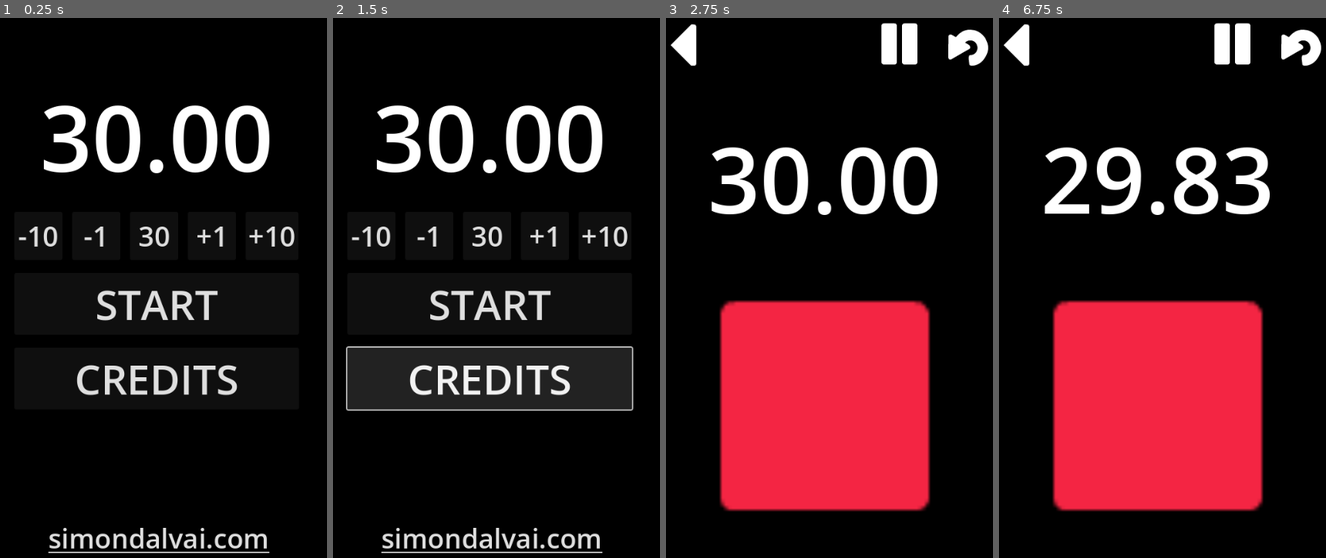
Above: before the commit, frames 1-4 (left to right).
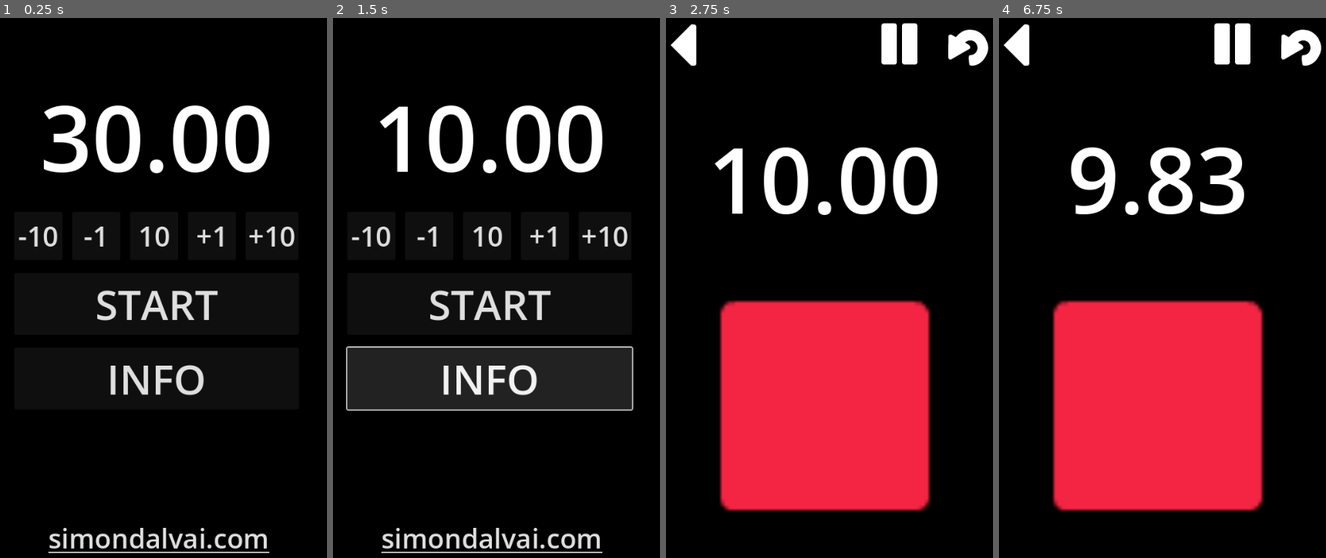
Above: after the commit, the same moments.

Repository: dulvui/condor
Game: Godot game, scene res://src/menu/Menu.tscn
Two runs of this game, one before a commit and one after it. Both use one fixed random seed, a clock stepped at 60 frames per second and the inputs below. Sound files missing from this copy of the repository are replaced by a short silence.
Inputs (mouse positions are in pixels of both pictures, inside the frame that each line leads up to):
- Up to frame 1 (0.25 s): no input
- Up to frame 2 (1.5 s): click "30" (after the commit: "10") at 0.5 s; click "CREDITS" (after the commit: "INFO") at 1.25 s
- Up to frame 3 (2.75 s): click "START" at 2 s
- Up to frame 4 (6.75 s): click (1015, 45) at 2.75 s; click "START" at 3.5 s; click (1299, 45) at 4.25 s; click (1299, 45) at 5 s; click (1299, 45) at 5.75 s; click (1159, 401) at 6.5 s

The runs differ from the first frame. In frame 1, 1.6% of the frame differs, in the area x 23-73%, y 38-70%; in frame 2, 2.5%; in frame 3, 0.9%; in frame 4, 4.7%, in the area x 13-83%, y 23-37%.

Commit message:
set default timer to 15

Diff:
--- a/app/src/menu/Menu.gd
+++ b/app/src/menu/Menu.gd
@@ -5,8 +5,8 @@
 extends Control
 
 const MIN_TIME:int = 5
-const MAX_TIME:int = 600
-const DEFAULT_TIME:int = 30
+const MAX_TIME:int = 30
+const DEFAULT_TIME:int = 10
 
 @onready var time_label:Label = $VBoxContainer/Time
 
--- a/app/src/menu/Menu.tscn
+++ b/app/src/menu/Menu.tscn
@@ -61,7 +61,7 @@
 custom_minimum_size = Vector2(75, 75)
 layout_mode = 2
 theme_override_font_sizes/font_size = 43
-text = "30"
+text = "10"
 
 [node name="PlusSeconds" type="Button" parent="VBoxContainer/TimeSettings"]
 custom_minimum_size = Vector2(75, 75)
@@ -83,7 +83,7 @@
 [node name="Credits" type="Button" parent="VBoxContainer"]
 layout_mode = 2
 theme_override_font_sizes/font_size = 64
-text = "CREDITS"
+text = "INFO"
 
 [node name="Homepage" type="LinkButton" parent="."]
 layout_mode = 1
